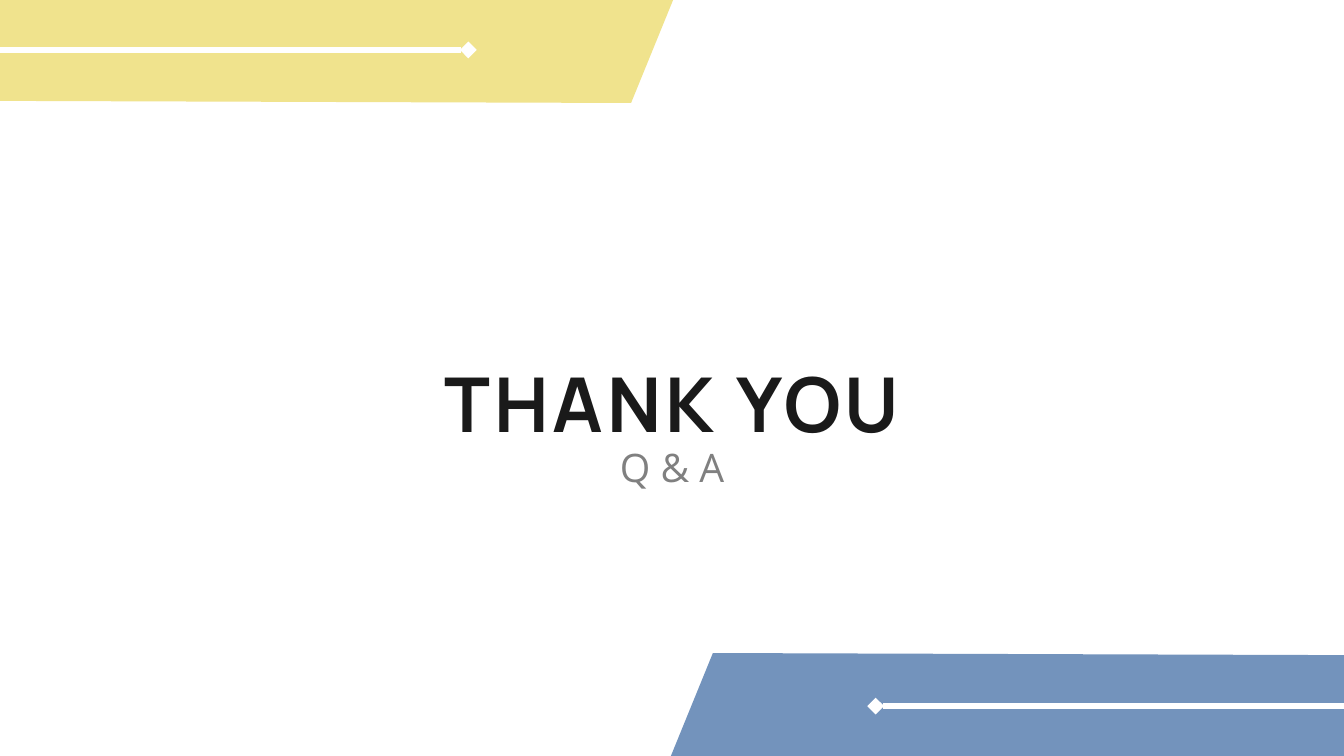
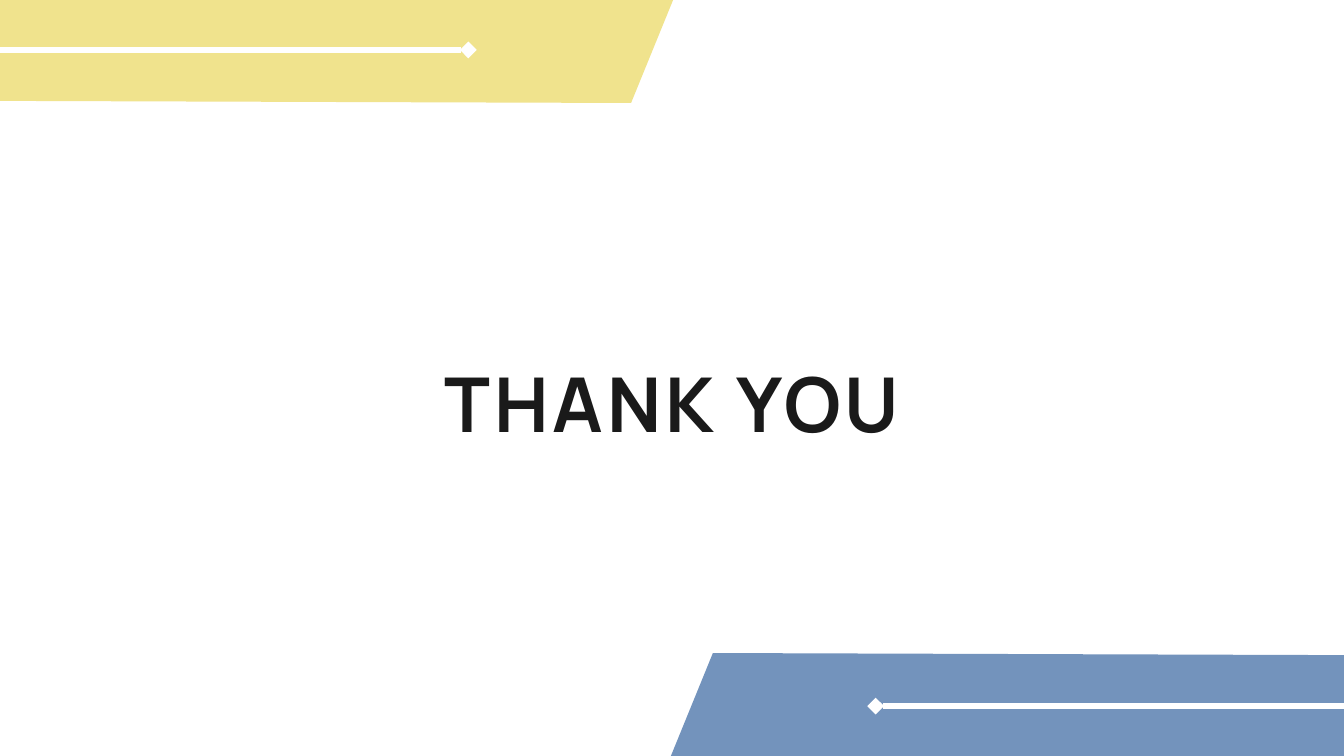
Before and after one commit to miazhx/metacritic, a slide deck: slide 19 of Metacritic Scrapy Project - Hanxiao(Mia) Zhang.pptx (slide 20 before the commit). Drawn at 1344x756 pixels with LibreOffice and Linux fonts; fonts in the diff are those of the drawing. Boxes give left, top, right and bottom in pixels: in the first picture for what was removed or moved away, otherwise in the second. Text is boxed around its words. In the diff, an @@ line names an element or a change of style, - is before the commit and + after.

```diff
--- a/Metacritic Scrapy Project - Hanxiao(Mia) Zhang.pptx
+++ b/Metacritic Scrapy Project - Hanxiao(Mia) Zhang.pptx
@@ text removed at (620,453,724,489) @@
-Q & A
```
Also in this commit, not shown: 4 other slides changed, 1 slide added, 2 slides removed, 8 other files.
